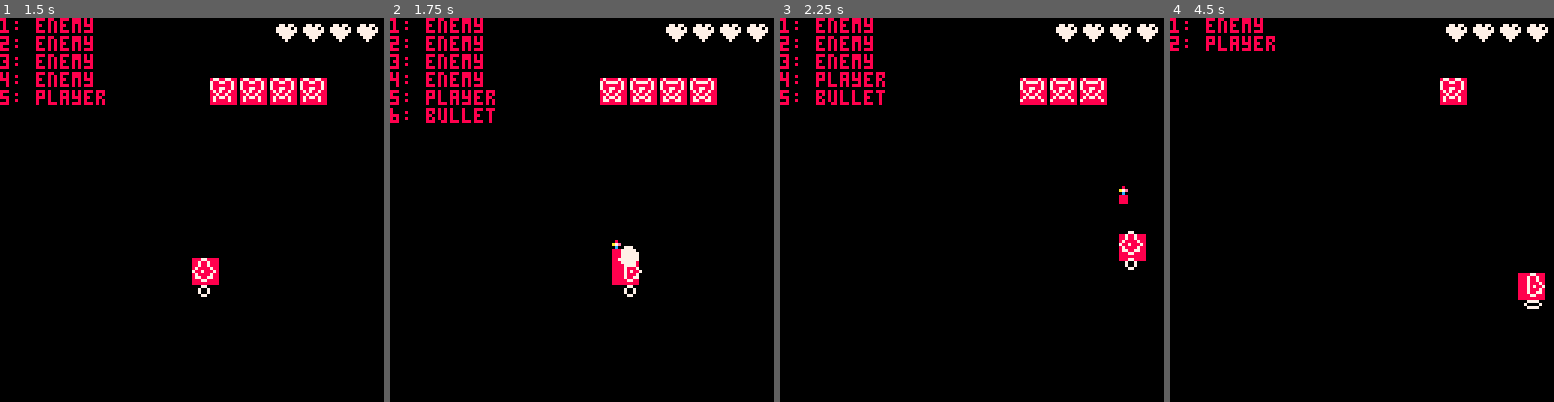
Above: before the commit, frames 1-4 (left to right).
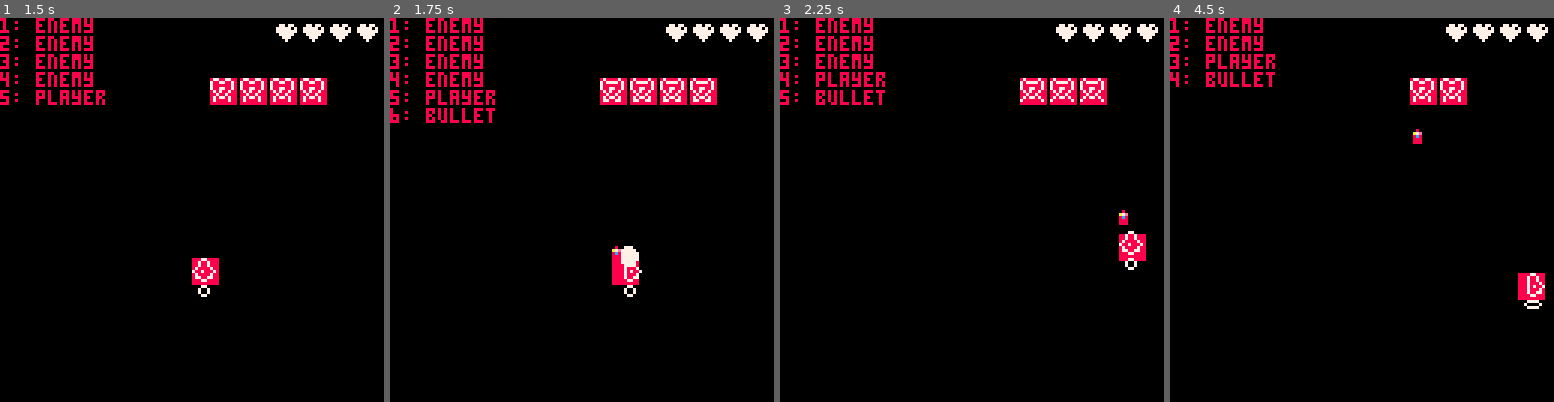
Above: after the commit, the same moments.

Repository: ehmtang/shmup_p8
Game: PICO-8 cartridge cart.p8
The game is run twice, just before and just after one commit, with the same random seed, the same clock (stepped at 60 frames per second) and the same inputs.
Inputs:
- Up to frame 1 (1.5 s): tap X (X key) at 0.33, 1.07 s; tap O (Z key) at 0.7 s
- Up to frame 2 (1.75 s): hold Right from 1.6 s (still down); tap O (Z key) at 1.7 s
- Up to frame 3 (2.25 s): tap X (X key) at 1.85 s; release Right at 2.1 s; tap O (Z key) at 2.1 s; hold Up from 2.15 s (still down)
- Up to frame 4 (4.5 s): release Up at 2.42 s; hold Right 2.47-3.03 s; tap O (Z key) every 0.4 s from 2.5 to 4.1 s; tap X (X key) at 2.97, 4.08 s; hold Left 3.08-3.58 s; hold Down 3.63-3.97 s; hold Right from 4.02 s (still down)

Frame 1 is identical in both runs. In frame 2, less than 0.1% of the frame differs, in the area x 57-61%, y 57-64%; in frame 3, 0.2%; in frame 4, 1.6%, in the area x 0-70%, y 4-33%.

Commit message:
moved variables to parent gobj

Diff:
--- a/scripts/objects/bullet.lua
+++ b/scripts/objects/bullet.lua
@@ -1,44 +1,34 @@
 bullet_obj = game_object:new({
-    spr_id = 16,
-    pos_x = 0,
-    pos_y = 0,
-    vel_x = 0,
-    vel_y = -3,
-    acc_x = 0,
-    acc_y = 0,
-    frame = 0,
-    frame_pos = 0,
-    anim_speed = 0,
-    nframes = 0,
-    name ="bullet",
-    active = true,
-    rad = 3,
-    spr_x = 0,
-    spr_y = 0,
-    spr_w = 2,
-    spr_h = 2,
 
-    layer = LAYER_PLAYER_BULLET,
-    mask = LAYER_ENEMY,
+    init = function (_ENV)
+        game_object:init()
+        spr_id = 16
+        name = "bullet"
+        rad = 3
+        spr_w = 2
+        spr_h = 2
+        layer = LAYER_PLAYER_BULLET
+        mask = LAYER_ENEMY
+    end,
 
     update = function(_ENV)
         if pos_y < 0 or pos_y > 128 then
             active = false
         end
 
-       -- update spr pos
-       spr_x = pos_x +2
-       spr_y = pos_y +2
+        -- update spr pos
+        spr_x = pos_x + 2
+        spr_y = pos_y + 2
 
-       -- update physics
-       vel_x += acc_x
-       vel_y += acc_y
-       pos_x += vel_x
-       pos_y += vel_y
+        -- update physics
+        vel_x += acc_x
+        vel_y += acc_y
+        pos_x += vel_x
+        pos_y += vel_y
     end,
 
     draw = function(_ENV)
-        rectfill( spr_x, spr_y, spr_x + spr_w, spr_y+spr_h, 8 )
+        rectfill(spr_x, spr_y, spr_x + spr_w, spr_y + spr_h, 8)
         spr(spr_id + frame, pos_x, pos_y)
     end,
 })
--- a/scripts/objects/enemy.lua
+++ b/scripts/objects/enemy.lua
@@ -4,24 +4,6 @@
 TELEPORT = 3
 
 enemy_obj = game_object:new({
-    spr_id = 21,
-    pos_x = 0,
-    pos_y = 0,
-    vel_x = 0,
-    vel_y = 0,
-    acc_x = 0,
-    acc_y = 0,
-    frame = 0,
-    frame_pos = 0,
-    anim_spd = 0.2,
-    nframes = 4,
-    name = "enemy",
-    active = true,
-    rad = 10,
-    spr_x = 0,
-    spr_y = 0,
-    spr_w = 8,
-    spr_h = 8,
 
     max_vel = 1,
 
@@ -32,13 +14,19 @@
     fire_rate = 0.3,
     lives = 1,
 
-    layer = LAYER_ENEMY,
-    mask = LAYER_PLAYER | LAYER_PLAYER_BULLET,
-
     pattern = DEFAULT,
 
     init = function(_ENV)
-
+        game_object:init()
+        spr_id = 21
+        anim_spd = 0.2
+        nframes = 4
+        name = "enemy"
+        rad = 10
+        spr_w = 8
+        spr_h = 8
+        layer = LAYER_ENEMY
+        mask = LAYER_PLAYER | LAYER_PLAYER_BULLET
     end,
 
     update = function(_ENV)
--- a/scripts/objects/gameobject.lua
+++ b/scripts/objects/gameobject.lua
@@ -4,6 +4,12 @@
         new = function(_ENV, tbl)
             tbl = tbl or {}
             setmetatable(tbl, { __index = _ENV })
+
+            -- Call init() if it exists
+            if tbl.init then
+                tbl:init()
+            end
+
             return tbl
         end,
         init = function() end
@@ -12,10 +18,29 @@
 
 -- Base gameobject class
 game_object = class:new({
-    x = 0,
-    y = 0,
+    spr_id = 0,
+    pos_x = 0,
+    pos_y = 0,
+    vel_x = 0,
+    vel_y = 0,
+    acc_x = 0,
+    acc_y = 0,
+    frame = 0,
+    frame_pos = 0,
+    anim_speed = 0,
+    nframes = 0,
+    name = "",
+    active = true,
 
-    active = true,
+    rad = 0,
+
+    spr_x = 0,
+    spr_y = 0,
+    spr_w = 0,
+    spr_h = 0,
+
+    layer = 0,
+    mask = 0,
 
     init = function(_ENV)
     end,
--- a/scripts/objects/player.lua
+++ b/scripts/objects/player.lua
@@ -1,28 +1,4 @@
 player_obj = game_object:new({
-    spr_id = 2,
-    pos_x = 64,
-    pos_y = 80,
-    vel_x = 0,
-    vel_y = 0,
-    acc_x = 0,
-    acc_y = 0,
-    frame = 0,
-    frame_pos = 0,
-    anim_speed = 0,
-    nframes = 0,
-    name = "player",
-    active = true,
-
-    rad = 10,
-    off_x = 4,
-    off_y = 4,
-
-    spr_x = 0,
-    spr_y = 0,
-    spr_w = 8,
-    spr_h = 8,
-
-
     max_vel = 1,
 
     vel_decay = 0.05,
@@ -44,22 +20,15 @@
     full_heart_spr = 14,
     empty_heart_spr = 15,
 
-    layer = LAYER_PLAYER,
-    mask = (LAYER_ENEMY | LAYER_ENEMY_BULLET),
-
     init = function(_ENV)
+        game_object:init()
         spr_id = 2
         pos_x = 64
         pos_y = 80
-        vel_x = 0
-        vel_y = 0
-        acc_x = 0
-        acc_y = 0
-        frame = 0
-        frame_pos = 0
-        anim_speed = 0
-        nframes = 0
         name = "player"
+        rad = 10
+        spr_w = 8
+        spr_h = 8
         active = true
         max_vel = 0.6
         vel_decay = 0.05
@@ -76,6 +45,8 @@
         lives = 4
         full_heart_spr = 14
         empty_heart_spr = 15
+        layer = LAYER_PLAYER
+        mask = (LAYER_ENEMY | LAYER_ENEMY_BULLET)
     end,
 
     update = function(_ENV)
@@ -186,7 +157,7 @@
 
     shoot_bullet = function(_ENV)
         sfx(0)
-        add(g_obj_manager.g_objs, bullet_obj:new({ pos_x = pos_x, pos_y = pos_y - 2 }))
+        add(g_obj_manager.g_objs, bullet_obj:new({ pos_x = pos_x, pos_y = pos_y - 2, vel_y = -2 }))
         muzzle_r = muzzle_rmax
         fire_time = 0
     end,
--- a/scripts/utilities/globals.lua
+++ b/scripts/utilities/globals.lua
@@ -1,7 +1,13 @@
-g_scrn = { 128, 128 } -- screen size
-g_dt = 0.033          --delta time
-g_time = 0            --total time
-g_blink = 1           -- txt blink increment
+g_scrn              = { 128, 128 } -- screen size
+g_dt                = 0.033 --delta time
+g_time              = 0 --total time
+g_blink             = 1 -- txt blink increment
+
+-- Define collision layers using bit flags
+LAYER_PLAYER        = 0x01 -- 0001 (bit 0)
+LAYER_ENEMY         = 0x02 -- 0010 (bit 1)
+LAYER_PLAYER_BULLET = 0x04 -- 0100 (bit 2)
+LAYER_ENEMY_BULLET  = 0x08 -- 1000 (bit 3)
 
 function print_bold(text, x, y)
     print(text, x, y - 1, 7)
@@ -43,24 +49,17 @@
     return len_sq > 0 and (x / sqrt(len_sq)), (y / sqrt(len_sq)) or 0, 0
 end
 
--- Define collision layers using bit flags
-LAYER_PLAYER        = 0x01 -- 0001 (bit 0)
-LAYER_ENEMY         = 0x02 -- 0010 (bit 1)
-LAYER_PLAYER_BULLET = 0x04 -- 0100 (bit 2)
-LAYER_ENEMY_BULLET  = 0x08 -- 1000 (bit 3)
-
 -- Check first object's mask with second object's layer
 function canCollide(mask, layer)
     return mask & layer ~= 0
 end
 
-
-function circle_intersect(a, b)
-    local dx, dy = b.pos_x + b.off_x - a.pos_x - a.off_x, b.pos_y + b.off_y - a.pos_y - a.off_y
-    return dx * dx + dy * dy <= (b.rad + a.rad) ^ 2
-end
+-- function circle_intersect(a, b)
+--     local dx, dy = b.pos_x + b.spr_w/2 - a.pos_x - a.spr_w/2, b.pos_y + b.spr_h/2 - a.pos_y - a.spr_h/2
+--     return dx * dx + dy * dy <= (b.rad + a.rad) ^ 2
+-- end
 
 function aabb_intersect(a, b)
     return a.spr_x + a.spr_w >= b.spr_x and a.spr_x <= b.spr_x + b.spr_w and
-           a.spr_y + a.spr_h >= b.spr_y and a.spr_y <= b.spr_y + b.spr_h
+        a.spr_y + a.spr_h >= b.spr_y and a.spr_y <= b.spr_y + b.spr_h
 end
